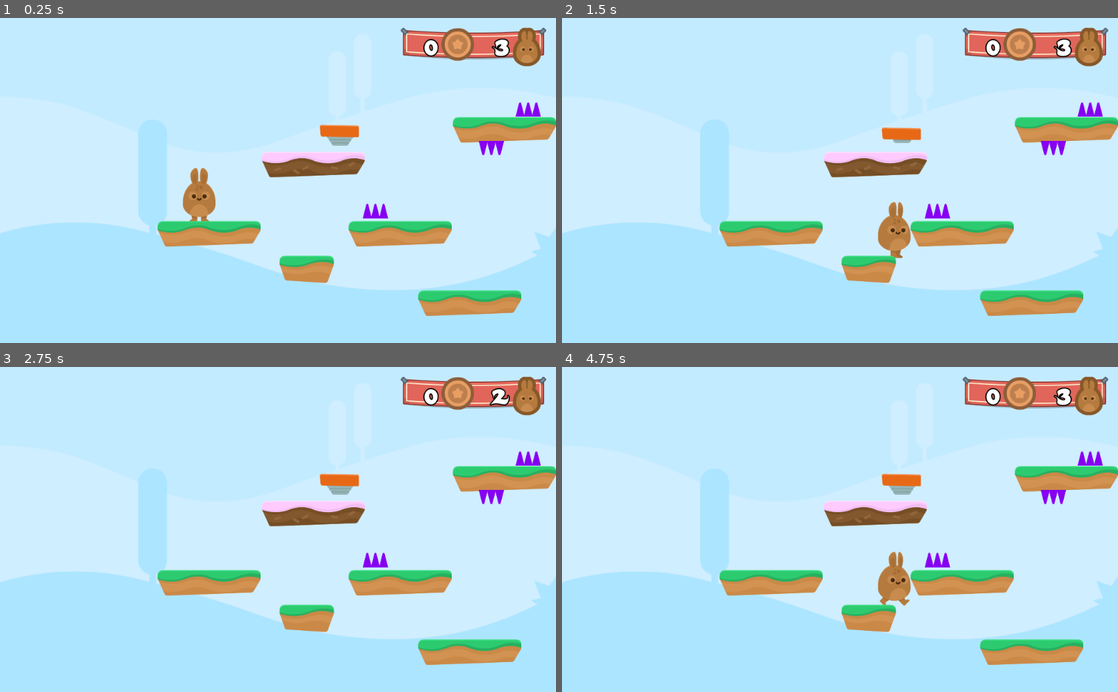
Above: before the commit, frames 1-4 (two rows, left to right).
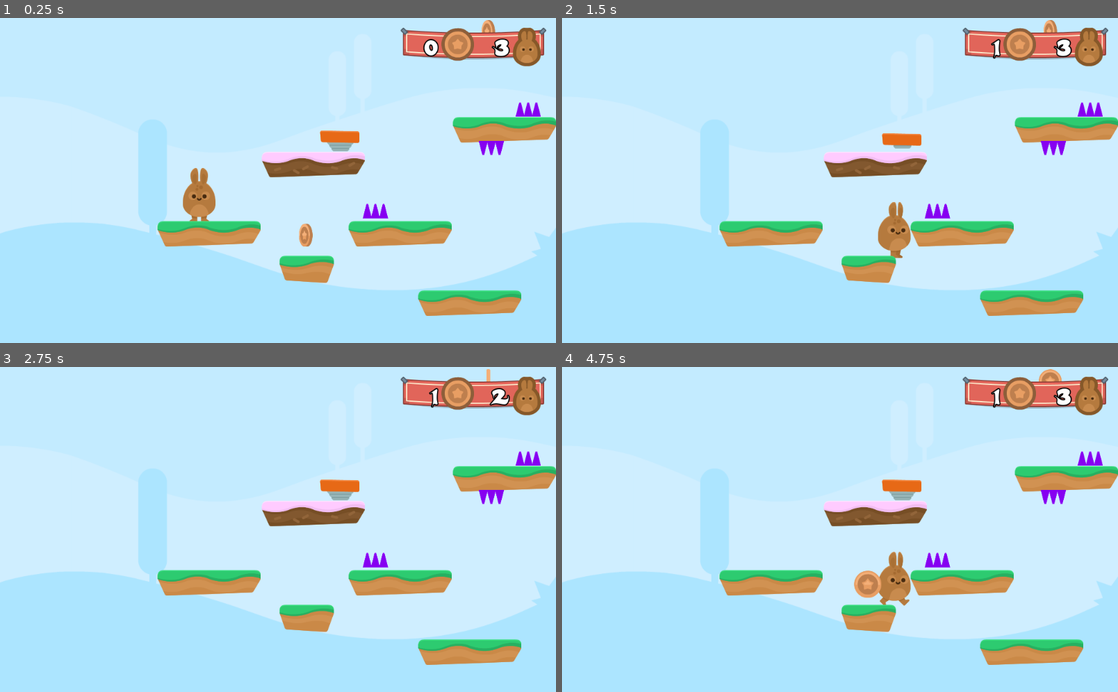
Above: after the commit, the same moments.

Repository: FireBorn123/HoppyDays_3.1.1
Game: Godot game, scene res://Levels/Level1.tscn
Two runs of this game, one before a commit and one after it. Both use one fixed random seed, a clock stepped at 60 frames per second and the inputs below.
Inputs (mouse positions are in pixels of both pictures, inside the frame that each line leads up to):
- Up to frame 1 (0.25 s): no input
- Up to frame 2 (1.5 s): hold D (Right) from 0.53 s (still down); tap Space (Jump) at 0.77 s
- Up to frame 3 (2.75 s): tap Space (Jump) at 1.52 s; release D (Right) at 2.03 s; hold A (Left) from 2.03 s (still down)
- Up to frame 4 (4.75 s): release A (Left) at 2.78 s; hold D (Right) 2.78-3.5 s; tap Space (Jump) at 3.02, 4.52 s; click (895, 542) at 3.5 s; hold D (Right) from 4.28 s (still down)

The runs differ from the first frame. In frame 1, 0.6% of the frame differs, in the area x 53-90%, y 0-71%; in frame 2, 0.5%; in frame 3, 0.5%; in frame 4, 0.9%, in the area x 52-90%, y 0-72%.

Commit message:
Lecture 36: Adding Coins - AnimationPlayer nodes

Diff:
--- a/GUI/GUI.gd
+++ b/GUI/GUI.gd
@@ -3,6 +3,6 @@
 func _ready():
 	$Control/TextureRect/VBoxContainer/HealthCounter.text = "3"
 
-
-func UpdateLifeCount(Lives_left):
+func UpdateGUI(Lives_left, coins):
 	$Control/TextureRect/VBoxContainer/HealthCounter.text = str(Lives_left)
+	$Control/TextureRect/VBoxContainer/CoinCounter.text = str(coins)
--- /dev/null
+++ b/Items/Coin.gd
@@ -0,0 +1,15 @@
+extends Node2D
+
+var taken = false
+
+func _on_Area2D_body_entered(body):
+	if not taken:
+		taken = true
+		$AnimationPlayer.play("Collected")
+		get_tree().call_group("Gamestate", "coin_up")
+
+func Coin_Collected():
+	queue_free()
+
+func CoinSound():
+	$CoinPickupSound.play()
--- /dev/null
+++ b/Items/Coin.tscn
@@ -0,0 +1,78 @@
+[gd_scene load_steps=12 format=2]
+
+[ext_resource path="res://Hoppy-Days-Assets/GFX/Items/bronze_3.png" type="Texture" id=1]
+[ext_resource path="res://Hoppy-Days-Assets/GFX/Items/bronze_6.png" type="Texture" id=2]
+[ext_resource path="res://Hoppy-Days-Assets/GFX/Items/bronze_1.png" type="Texture" id=3]
+[ext_resource path="res://Hoppy-Days-Assets/SFX/coin_SFX.wav" type="AudioStream" id=4]
+[ext_resource path="res://Hoppy-Days-Assets/GFX/Items/bronze_5.png" type="Texture" id=5]
+[ext_resource path="res://Hoppy-Days-Assets/GFX/Items/bronze_4.png" type="Texture" id=6]
+[ext_resource path="res://Hoppy-Days-Assets/GFX/Items/bronze_2.png" type="Texture" id=7]
+[ext_resource path="res://Items/Coin.gd" type="Script" id=8]
+
+[sub_resource type="SpriteFrames" id=1]
+animations = [ {
+"frames": [ ExtResource( 3 ), ExtResource( 7 ), ExtResource( 1 ), ExtResource( 6 ), ExtResource( 5 ), ExtResource( 2 ) ],
+"loop": true,
+"name": "CoinmSpin",
+"speed": 10.0
+} ]
+
+[sub_resource type="CircleShape2D" id=2]
+radius = 42.5067
+
+[sub_resource type="Animation" id=3]
+resource_name = "Collected"
+length = 0.5
+step = 0.05
+tracks/0/type = "value"
+tracks/0/path = NodePath(".:scale")
+tracks/0/interp = 1
+tracks/0/loop_wrap = true
+tracks/0/imported = false
+tracks/0/enabled = true
+tracks/0/keys = {
+"times": PoolRealArray( 0, 0.15, 0.5 ),
+"transitions": PoolRealArray( 1, 1, 1 ),
+"update": 0,
+"values": [ Vector2( 1, 1 ), Vector2( 1.25, 1.25 ), Vector2( 0.001, 0.001 ) ]
+}
+tracks/1/type = "method"
+tracks/1/path = NodePath(".")
+tracks/1/interp = 1
+tracks/1/loop_wrap = true
+tracks/1/imported = false
+tracks/1/enabled = true
+tracks/1/keys = {
+"times": PoolRealArray( 0, 0.5 ),
+"transitions": PoolRealArray( 1, 1 ),
+"values": [ {
+"args": [  ],
+"method": "CoinSound"
+}, {
+"args": [  ],
+"method": "Coin_Collected"
+} ]
+}
+
+[node name="Coin" type="Node2D"]
+script = ExtResource( 8 )
+
+[node name="AnimatedSprite" type="AnimatedSprite" parent="."]
+frames = SubResource( 1 )
+animation = "CoinmSpin"
+playing = true
+
+[node name="Area2D" type="Area2D" parent="."]
+visible = false
+collision_layer = 8
+
+[node name="CollisionShape2D" type="CollisionShape2D" parent="Area2D"]
+shape = SubResource( 2 )
+
+[node name="CoinPickupSound" type="AudioStreamPlayer" parent="."]
+stream = ExtResource( 4 )
+
+[node name="AnimationPlayer" type="AnimationPlayer" parent="."]
+anims/Collected = SubResource( 3 )
+
+[connection signal="body_entered" from="Area2D" to="." method="_on_Area2D_body_entered"]
--- a/Levels/GameState.gd
+++ b/Levels/GameState.gd
@@ -1,10 +1,12 @@
 extends Node2D
 
 var lives = 3
+var coins = 0
+var coinsToLives = 10
 
 func _ready():
 	add_to_group("Gamestate")
-	Update_GUI()
+	update_GUI()
 	print(lives)
 
 func GetLives():
@@ -13,13 +15,24 @@
 func hurt():
 	lives -= 1
 	$Player.hurt()
-	Update_GUI()
+	update_GUI()
 	if lives <= 0:
 		End_Game()
 	print(lives)
 
-func Update_GUI():
-	get_tree().call_group("GUI", "UpdateLifeCount", lives)
+func update_GUI():
+	get_tree().call_group("GUI", "UpdateGUI", lives, coins)
+
+func coin_up():
+	coins += 1
+	update_GUI()
+	var multipleOfCoins = (coins % coinsToLives) == 0
+	if multipleOfCoins:
+		addLives()
+
+func addLives():
+	lives += 1
+	update_GUI()
 
 func End_Game():
 	get_tree().change_scene("res://Levels/GameOver.tscn")
--- a/Levels/Level1.tscn
+++ b/Levels/Level1.tscn
@@ -9,6 +9,7 @@
 [ext_resource path="res://Levels/GameState.gd" type="Script" id=7]
 [ext_resource path="res://GUI/GUI.tscn" type="PackedScene" id=8]
 [ext_resource path="res://GUI/GUI.gd" type="Script" id=9]
+[ext_resource path="res://Items/Coin.tscn" type="PackedScene" id=10]
 
 [node name="Level1" type="Node2D"]
 script = ExtResource( 7 )
@@ -59,7 +60,7 @@
 position = Vector2( 2911.18, 171.246 )
 
 [node name="JumpPad2" parent="JumpPads" instance=ExtResource( 6 )]
-position = Vector2( 732.551, 66.5956 )
+position = Vector2( 733.551, 87.5956 )
 
 [node name="JumpPad3" parent="JumpPads" instance=ExtResource( 6 )]
 position = Vector2( 3895.84, 780.12 )
@@ -71,3 +72,51 @@
 "GUI",
 ] instance=ExtResource( 8 )]
 script = ExtResource( 9 )
+
+[node name="Coin" parent="." instance=ExtResource( 10 )]
+position = Vector2( 766.93, -1149.62 )
+
+[node name="Coin2" parent="." instance=ExtResource( 10 )]
+position = Vector2( 751.828, -907.991 )
+
+[node name="Coin3" parent="." instance=ExtResource( 10 )]
+position = Vector2( 608.359, 436.086 )
+
+[node name="Coin4" parent="." instance=ExtResource( 10 )]
+position = Vector2( 1669.27, 443.637 )
+
+[node name="Coin5" parent="." instance=ExtResource( 10 )]
+position = Vector2( 6558.72, 820.784 )
+
+[node name="Coin13" parent="." instance=ExtResource( 10 )]
+position = Vector2( 5198.29, 542.414 )
+
+[node name="Coin14" parent="." instance=ExtResource( 10 )]
+position = Vector2( 6931.38, 555.883 )
+
+[node name="Coin15" parent="." instance=ExtResource( 10 )]
+position = Vector2( 7384.85, 551.393 )
+
+[node name="Coin16" parent="." instance=ExtResource( 10 )]
+position = Vector2( 8103.23, 555.883 )
+
+[node name="Coin6" parent="." instance=ExtResource( 10 )]
+position = Vector2( 6441.5, 9.45471 )
+
+[node name="Coin7" parent="." instance=ExtResource( 10 )]
+position = Vector2( 5456.1, -481.36 )
+
+[node name="Coin8" parent="." instance=ExtResource( 10 )]
+position = Vector2( 5686.4, 549.351 )
+
+[node name="Coin9" parent="." instance=ExtResource( 10 )]
+position = Vector2( 4297.02, -217.075 )
+
+[node name="Coin10" parent="." instance=ExtResource( 10 )]
+position = Vector2( 3402.23, -379.421 )
+
+[node name="Coin11" parent="." instance=ExtResource( 10 )]
+position = Vector2( 2035.5, -118.912 )
+
+[node name="Coin12" parent="." instance=ExtResource( 10 )]
+position = Vector2( 1280.4, -315.238 )
Binary file added: Hoppy-Days-Assets/GFX/Items/bronze_5.png
Not shown, added: Hoppy-Days-Assets/GFX/Items/bronze_5.png.import
Binary file added: Hoppy-Days-Assets/GFX/Items/bronze_6.png
Not shown, added: Hoppy-Days-Assets/GFX/Items/bronze_6.png.import
Not shown: 1 places in Levels/Level1.tscn that only renumber resources
